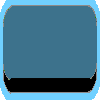
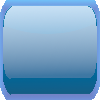
Layers edited between the first and the second 100×100 image:
added layer "Layer_darker #1" above "Pasted Layer #3" over [0, 5, 100, 34]
added layer "Pasted Layer #3" above "Pasted Layer" over [3, 6, 97, 79]
hid "Pasted Layer", painted on it over [3, 6, 97, 79]
removed layer "Pasted Layer #1" over [3, 16, 97, 92]
added layer "Pasted Layer #4" above "Pasted Layer #2" over [3, 5, 97, 95]
painted on "Pasted Layer #2" over [0, 0, 100, 100]
painted on "BottomUIButton.png" over [2, 4, 98, 95]
